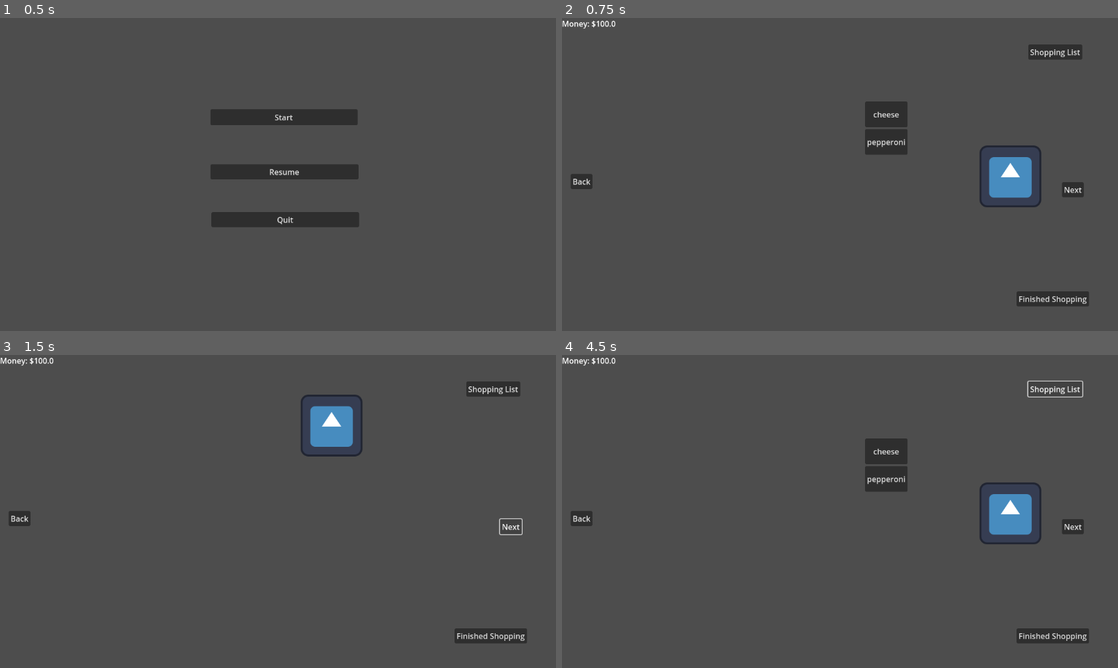
Above: before the commit, frames 1-4 (two rows, left to right).
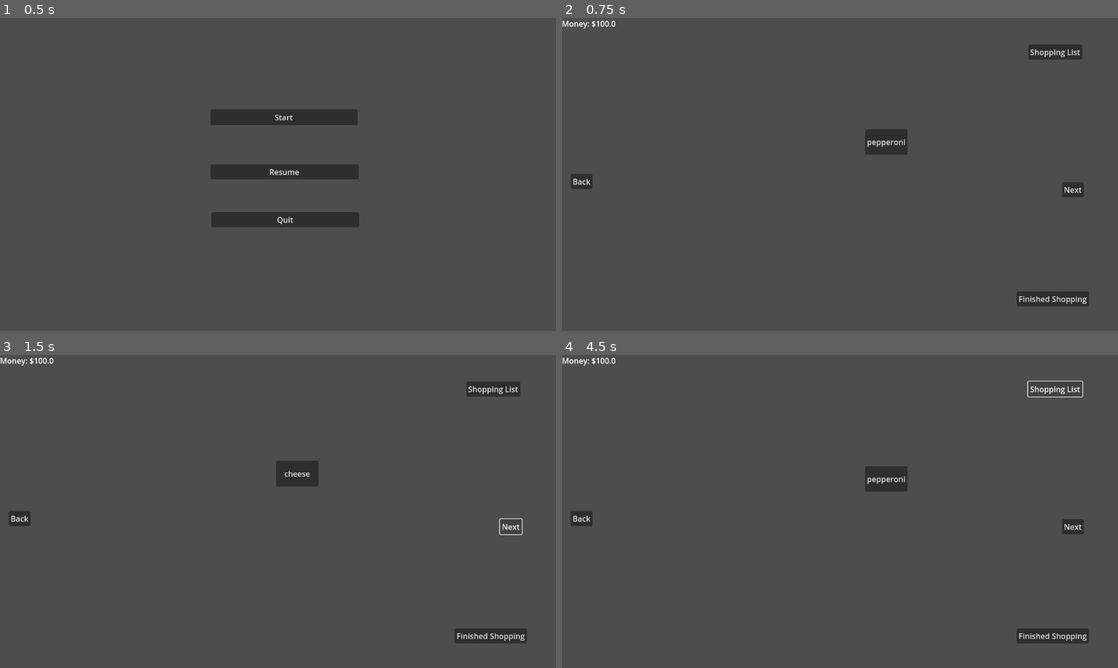
Above: after the commit, the same moments.

Repository: Leone2004/LandLockedLigersGame
Game: Godot game, scene res://Scenes/mainmenu.tscn
Same seed, same stepped clock (60 frames per second), same inputs: the game is played once before the commit and once after it. The engine's default icon, where the game draws it, is replaced by a stand-in: a white triangle on a blue panel in a dark square.
Inputs:
- Up to frame 1 (0.5 s): no input
- Up to frame 2 (0.75 s): click "Start" at 0.5 s
- Up to frame 3 (1.5 s): click "Next" at 1.25 s
- Up to frame 4 (4.5 s): click "Next" at 2 s; click "Finished Shopping" at 2.75 s; click "Done!" at 3.5 s; click "Shopping List" at 4.25 s

Frame 1 is identical in both runs. In frame 2, 1.9% of the frame differs, in the area x 54-87%, y 26-61%; in frame 3, 1.9%; in frame 4, 1.9%.

Commit message:
Update GroceryStore.tscn

Diff:
--- a/cookingupsuccessgame/Scenes/GroceryStore.tscn
+++ b/cookingupsuccessgame/Scenes/GroceryStore.tscn
@@ -60,23 +60,13 @@
 
 [node name="cheese" type="Button" parent="Control"]
 layout_mode = 0
-offset_left = 52.0
-offset_top = -151.0
-offset_right = 140.0
-offset_bottom = -98.0
+offset_left = 1148.0
+offset_top = -105.0
+offset_right = 1236.0
+offset_bottom = -52.0
 text = "cheese"
 
 [node name="Camera2D" type="Camera2D" parent="."]
-
-[node name="Icon" type="Sprite2D" parent="."]
-texture_filter = 1
-position = Vector2(353, 4)
-texture = ExtResource("2_pk8ln")
-
-[node name="Icon2" type="Sprite2D" parent="."]
-texture_filter = 1
-position = Vector2(1263, -178)
-texture = ExtResource("2_pk8ln")
 
 [node name="Icon3" type="Sprite2D" parent="."]
 texture_filter = 1
